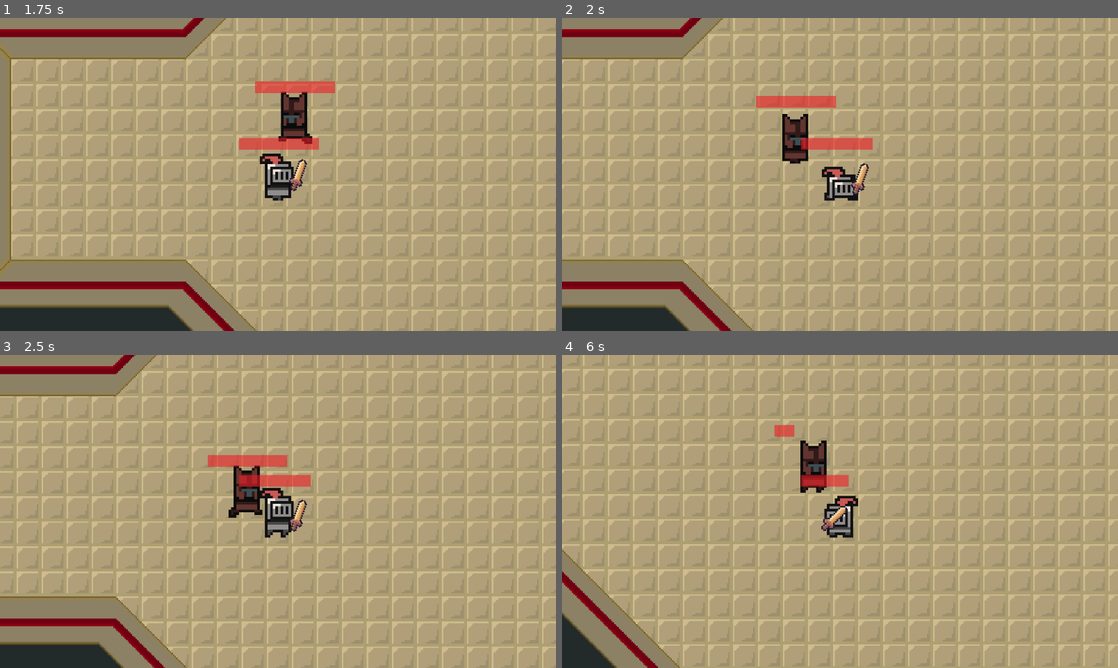
Above: before the commit, frames 1-4 (two rows, left to right).
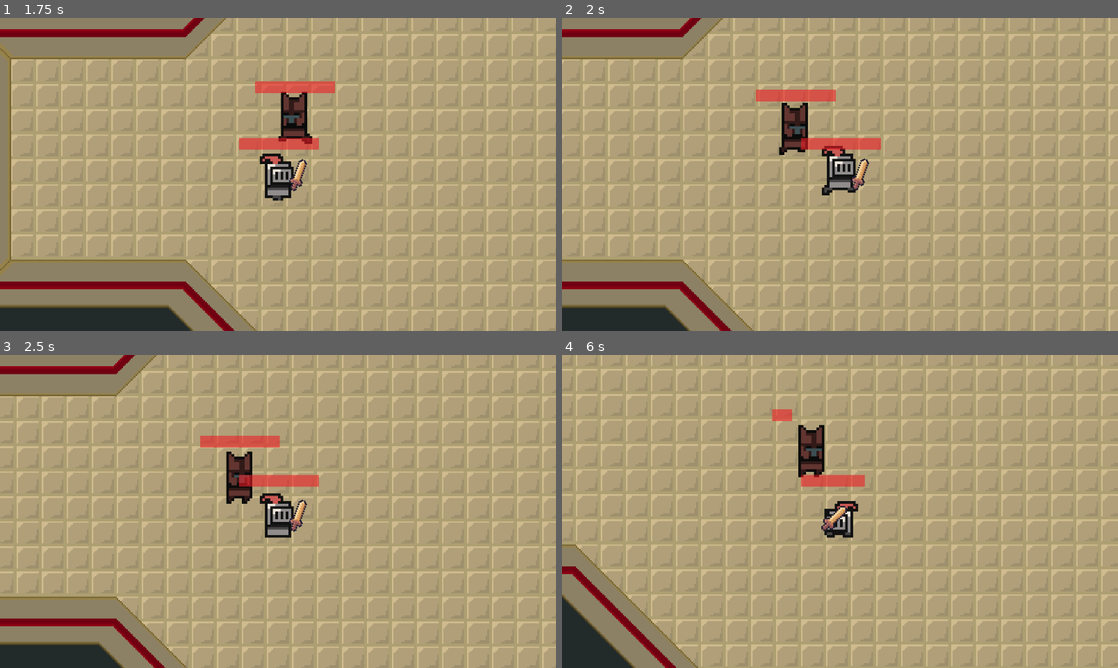
Above: after the commit, the same moments.

Repository: DavydGladius/Gladiator
Game: Godot game, scene res://Scenes/main_menu.tscn
The game is run twice, just before and just after one commit, with the same random seed, the same clock (stepped at 60 frames per second) and the same inputs.
Inputs (mouse positions are in pixels of both pictures, inside the frame that each line leads up to):
- Up to frame 1 (1.75 s): click "Start" at 0.5 s; tap Enter at 1.25 s; move the mouse to (400, 158) at 1.27 s; hold D (right) from 1.28 s (still down); click (400, 158) at 1.35 s
- Up to frame 2 (2 s): keep holding D (right)
- Up to frame 3 (2.5 s): release D (right) at 2 s; drag from (166, 527) to (227, 473) at 2.02 s
- Up to frame 4 (6 s): move the mouse to (895, 442) at 2.77 s; hold D (right) 2.78-3.5 s; hold Shift 2.78-3.5 s; click (895, 442) at 3.05 s; drag from (812, 574) to (867, 489) at 3.52 s; move the mouse to (1006, 558) at 4.27 s; hold A (left) 4.28-5 s; tap Ctrl at 4.35 s; click (1006, 558) at 4.55 s; drag from (673, 464) to (756, 433) at 5.02 s; move the mouse to (867, 511) at 5.77 s; hold S (down) from 5.78 s (still down); click (867, 511) at 5.85 s

Frame 1 is identical in both runs. In frame 2, 2.2% of the frame differs, in the area x 34-58%, y 22-59%; in frame 3, 2.6%; in frame 4, 19%, in the area x 0-100%, y 0-100%.

Commit message:
[ Bug Fix ] die animations
+ Fixed game crashing after player death
+ Fixed player and enemy not having death animations

Diff:
--- a/characters/Enemy/enemy.tscn
+++ b/characters/Enemy/enemy.tscn
@@ -1,11 +1,10 @@
 [gd_scene format=3 uid="uid://8s0wms60fk2"]
 
-[ext_resource type="Script" uid="uid://c5x1ncc57cjwg" path="res://scripts/enemy/Enemy.gd" id="1_px1sc"]
+[ext_resource type="Script" uid="uid://c5x1ncc57cjwg" path="res://scripts/enemy/enemy.gd" id="1_px1sc"]
 [ext_resource type="Texture2D" uid="uid://55kp3k0uw77e" path="res://assets/sprites/enemy/enemy_idle.png" id="2_am0pq"]
 [ext_resource type="Texture2D" uid="uid://bhh4ams2wjaj1" path="res://assets/sprites/enemy/enemy_die.png" id="2_eqilm"]
 [ext_resource type="Texture2D" uid="uid://d4ic4q6y450cl" path="res://assets/sprites/enemy/enemy_walk.png" id="3_eqilm"]
 [ext_resource type="Texture2D" uid="uid://ccbmqlkrv7inr" path="res://assets/sprites/mc/health.png" id="5_ncf7h"]
-
 
 [sub_resource type="AtlasTexture" id="AtlasTexture_nmr1a"]
 atlas = ExtResource("2_eqilm")
@@ -123,7 +122,7 @@
 
 [node name="AnimatedSprite2D" type="AnimatedSprite2D" parent="." unique_id=359093714]
 sprite_frames = SubResource("SpriteFrames_nmr1a")
-animation = &"hurt_hit"
+animation = &"die"
 
 [node name="CollisionShape2D" type="CollisionShape2D" parent="." unique_id=1305456521]
 position = Vector2(0, 2)
--- a/scripts/base/Entity.gd
+++ b/scripts/base/Entity.gd
@@ -18,14 +18,20 @@
 		health_bar.max_value = max_health
 		health_bar.value = current_health
 
+
 func handle_movement(direction: Vector2):
 	if is_dead: return
+
+	if direction.length() > 0:
+		direction = direction.normalized()
+
 	velocity = direction * movement_speed
+
 	move_and_slide()
 	update_animations(direction)
 
 func update_animations(direction: Vector2):
-	if not animations: return
+	if not animations or is_dead: return
 
 	if animations.animation == "hurt_hit" and animations.is_playing():
 		return
@@ -47,8 +53,18 @@
 		animations.play("hurt_hit")
 
 func die():
+	if is_dead: return
 	is_dead = true
+
 	velocity = Vector2.ZERO
-	if animations: animations.play("die")
-	# Emit signal; whoever is listening (e.g., Player script) handles the aftermath
+	set_physics_process(false)
+
+	var collision = get_node_or_null("CollisionShape2D")
+	if collision:
+		collision.set_deferred("disabled", true)
+
+	if animations:
+		animations.play("die")
+		await animations.animation_finished
+
 	died.emit()
--- a/scripts/enemy/enemy.gd
+++ b/scripts/enemy/enemy.gd
@@ -5,22 +5,28 @@
 @export var attack_cooldown_time: float = 1.0
 
 var can_attack: bool = true
-var player_ref: Node2D # Cached reference
+var player_ref: Node2D
 
 func _ready():
 	super._ready()
-	# Cache the player once so we don't spam get_tree()
 	player_ref = get_tree().get_first_node_in_group("player")
-	# Clean up when dead
+	# Entity handled the animation, so we just delete the node now
 	died.connect(queue_free)
 
 func _physics_process(_delta):
-	if is_dead or not player_ref:
+	if is_dead or not player_ref or player_ref.is_dead:
 		velocity = Vector2.ZERO
 		return
 
-	var direction = global_position.direction_to(player_ref.global_position)
-	handle_movement(direction)
+	var dist = global_position.distance_to(player_ref.global_position)
+
+	# If the enemy is right next to the player, stop moving to prevent "vibrating"
+	if dist < 20:
+		velocity = Vector2.ZERO
+		update_animations(Vector2.ZERO)
+	else:
+		var direction = global_position.direction_to(player_ref.global_position)
+		handle_movement(direction)
 
 	if can_attack:
 		check_for_attacks()
@@ -34,5 +40,8 @@
 func perform_attack(target):
 	can_attack = false
 	target.take_damage(contact_damage)
-	await get_tree().create_timer(attack_cooldown_time).timeout
-	can_attack = true
+
+	# Safety check to prevent the 'null' tree error
+	if is_inside_tree():
+		await get_tree().create_timer(attack_cooldown_time).timeout
+		can_attack = true
--- a/scripts/player/Player.gd
+++ b/scripts/player/Player.gd
@@ -2,6 +2,7 @@
 
 func _ready():
 	super._ready()
+	# Entity handled the animation, now we just change scenes
 	died.connect(_on_player_died)
 
 func _physics_process(_delta):
